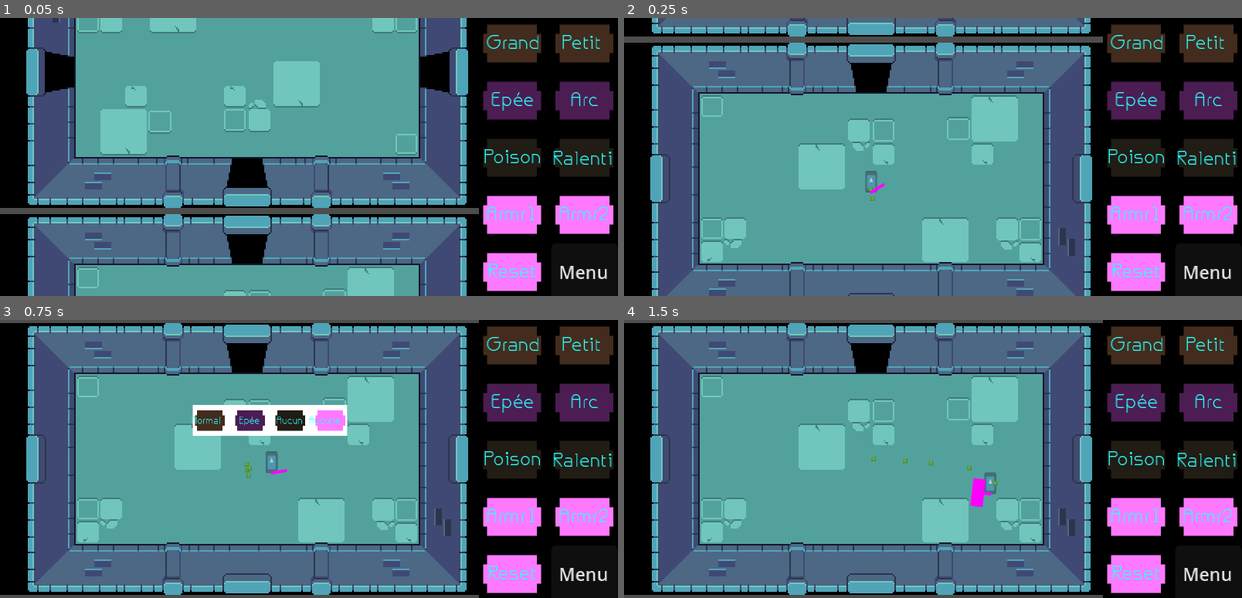
Above: before the commit, frames 1-4 (two rows, left to right).
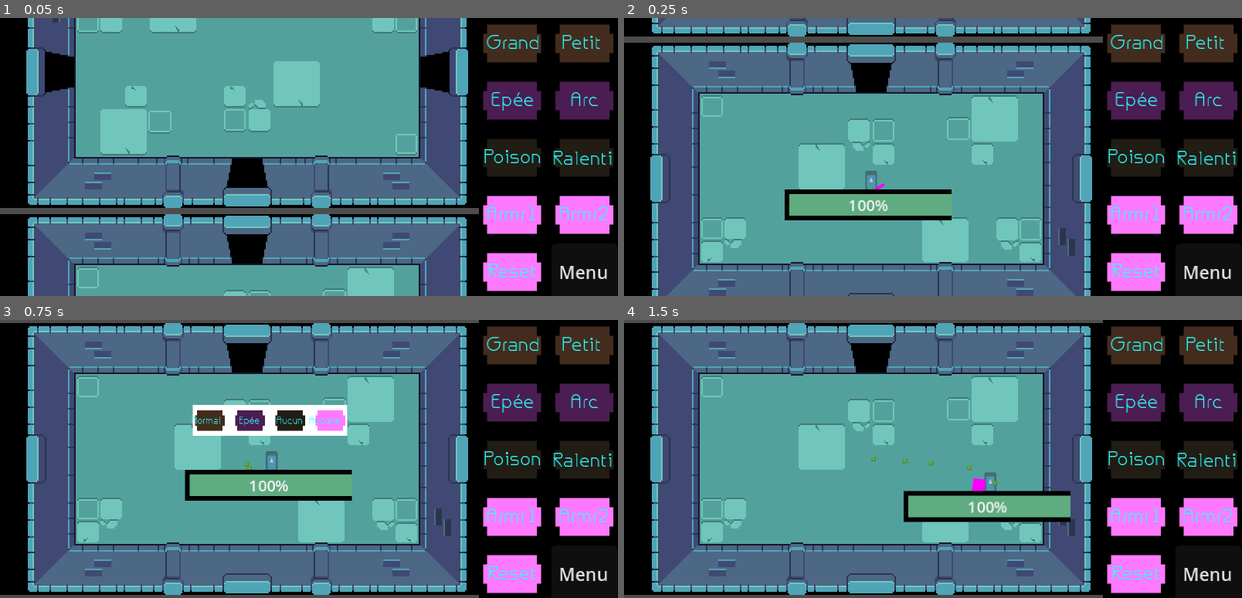
Above: after the commit, the same moments.

Repository: Lmorder2/Game-Jam---Max-Pierre-Arthur-Thomas
Game: Godot game, scene res://world.tscn
Two runs of this game, one before a commit and one after it. Both use one fixed random seed, a clock stepped at 60 frames per second and the inputs below. The engine's default icon, where the game draws it, is replaced by a stand-in: a white triangle on a blue panel in a dark square.
Inputs (mouse positions are in pixels of both pictures, inside the frame that each line leads up to):
- Up to frame 1 (0.05 s): no input
- Up to frame 2 (0.25 s): no input
- Up to frame 3 (0.75 s): move the mouse to (444, 445) at 0.52 s; hold Right (ui_right) from 0.53 s (still down); hold Alt (alt) from 0.53 s (still down)
- Up to frame 4 (1.5 s): move the mouse to (809, 472) at 1.27 s; release Right (ui_right) at 1.28 s; release Alt (alt) at 1.28 s; hold Down (ui_down) from 1.28 s (still down); click (809, 472) at 1.35 s

Frame 1 is identical in both runs. In frame 2, 3.0% of the frame differs, in the area x 26-53%, y 61-73%; in frame 3, 3.0%; in frame 4, 3.1%, in the area x 45-73%, y 61-73%.

Commit message:
suite health manager + input map test (a supp à terme) + vector a la place d'appel foireux dans effect manager

Diff:
--- a/health_manager.gd
+++ b/health_manager.gd
@@ -1 +1,51 @@
 extends Node2D
+
+@export var healthMax = 100.0
+var healthActual
+var healthCalc
+var lifeBar
+var amount
+var originalHealthMax = healthMax
+
+func _ready() -> void:
+	healthActual = healthMax
+	lifeBar = $ProgressBar
+	lifeBar.set_max(healthMax)
+	lifeBar.set_value(healthActual)
+	amount = 0
+
+func life_reset():
+	healthMax = originalHealthMax
+	lifeBar.set_max(healthMax)
+	healthActual.set(healthMax)
+
+func life_update():
+	lifeBar.set(healthActual)
+
+func life_max_update():
+	lifeBar.set_max(healthMax)
+
+func _process(delta):
+	lifeBar.set_max(healthMax)
+	lifeBar.set_value(healthActual)
+	if Input.is_action_just_pressed("Damage test +"):
+		amount += 1
+		take_damage(amount)
+		amount = 0
+
+	elif Input.is_action_just_pressed("Damage test -"):
+		amount -=1
+		take_damage(amount)
+		amount = 0
+
+
+func take_damage(amount):
+	healthCalc = healthActual
+	healthCalc -= amount
+	if healthCalc <= 0:
+		healthActual = 0
+		print("DEAAAD")
+	elif healthCalc >=100:
+		healthActual = 100
+	else:
+		healthActual -= amount
--- a/health_manager.tscn
+++ b/health_manager.tscn
@@ -1,6 +1,31 @@
-[gd_scene load_steps=2 format=3 uid="uid://jmrvrrt2juxe"]
+[gd_scene load_steps=4 format=3 uid="uid://jmrvrrt2juxe"]
 
 [ext_resource type="Script" uid="uid://dsqbntxofs42p" path="res://health_manager.gd" id="1_1bypw"]
 
+[sub_resource type="StyleBoxFlat" id="StyleBoxFlat_1bypw"]
+bg_color = Color(0.897647, 0.296268, 0.319751, 1)
+border_width_left = 3
+border_width_top = 3
+border_width_right = 3
+border_width_bottom = 3
+border_color = Color(0, 0, 0, 1)
+
+[sub_resource type="StyleBoxFlat" id="StyleBoxFlat_eur3r"]
+bg_color = Color(0.371698, 0.675363, 0.502993, 1)
+border_width_left = 3
+border_width_top = 3
+border_width_bottom = 3
+border_color = Color(0, 0, 0, 1)
+corner_detail = 9
+
 [node name="HealthManager" type="Node2D"]
 script = ExtResource("1_1bypw")
+
+[node name="ProgressBar" type="ProgressBar" parent="."]
+offset_right = 108.0
+offset_bottom = 20.0
+theme_override_font_sizes/font_size = 10
+theme_override_styles/background = SubResource("StyleBoxFlat_1bypw")
+theme_override_styles/fill = SubResource("StyleBoxFlat_eur3r")
+step = 1.0
+value = 50.0
--- a/player.tscn
+++ b/player.tscn
@@ -7,6 +7,7 @@
 [ext_resource type="PackedScene" uid="uid://cwd5s8o6mowxi" path="res://weapons_bow.tscn" id="4_sweqy"]
 [ext_resource type="PackedScene" uid="uid://deq8hkxk6tmko" path="res://weapons_sword.tscn" id="5_2hs0m"]
 [ext_resource type="PackedScene" uid="uid://cq6t8dcxw7yom" path="res://effect_manager.tscn" id="7_1jxqw"]
+[ext_resource type="PackedScene" uid="uid://jmrvrrt2juxe" path="res://health_manager.tscn" id="8_dw050"]
 
 [node name="Player" type="CharacterBody2D"]
 collision_layer = 2
@@ -55,8 +56,17 @@
 sword = NodePath("../weaponsSword")
 bow = NodePath("../weaponsBow")
 
+[node name="HealthManager" parent="." instance=ExtResource("8_dw050")]
+
+[node name="ProgressBar" parent="HealthManager" index="0"]
+offset_left = -56.0
+offset_top = -2.0
+offset_right = 52.0
+offset_bottom = 18.0
+
 [editable path="BoxMots"]
 [editable path="BoxMots/HBoxContainer/Case1"]
 [editable path="BoxMots/HBoxContainer/Case2"]
 [editable path="BoxMots/HBoxContainer/Case3"]
 [editable path="BoxMots/HBoxContainer/Case4"]
+[editable path="HealthManager"]
--- a/project.godot
+++ b/project.godot
@@ -44,6 +44,15 @@
 "events": [Object(InputEventMouseButton,"resource_local_to_scene":false,"resource_name":"","device":-1,"window_id":0,"a …(259 unchanged characters)…
 ]
 }
+"Dégats test +"={
+"deadzone": 0.2,
+"events": [Object(InputEventKey,"resource_local_to_scene":false,"resource_name":"","device":-1,"window_id":0,"alt_pressed":false,"shift_pressed":false,"ctrl_pressed":false,"meta_pressed":false,"pressed":false,"keycode":0,"physical_keycode":4194437,"key_label":0,"unicode":43,"location":0,"echo":false,"script":null)
+]
+}
+"dégâts test -"={
+"deadzone": 0.2,
+"events": []
+}
 
 [layer_names]
 
--- a/scenes/effect_manager.gd
+++ b/scenes/effect_manager.gd
@@ -7,19 +7,15 @@
 @export var sword : Node2D
 @export var bow : Node2D
 
-var originalSpriteSizeX
-var originalSpriteSizeY
-var originalColSizeX
-var originalColSizeY
+var originalSpriteSize
+var originalColSize
 var originalStateSword
 var originalStateBow
 
 
 func _ready() -> void:
-	originalSpriteSizeX = sprite.scale.x
-	originalSpriteSizeY = sprite.scale.y
-	originalColSizeX = collisionPolygon.scale.x
-	originalColSizeY = collisionPolygon.scale.y
+	originalSpriteSize = Vector2(sprite.scale)
+	originalColSize = Vector2(collisionPolygon.scale)
 	sword.set_process(true)
 	sword.show()
 	print("état de sword set process"+str(sword.is_processing()))
@@ -36,10 +32,8 @@
 
 
 func reset_size_word():
-	collisionPolygon.scale.x = originalColSizeX
-	collisionPolygon.scale.y = originalColSizeY
-	sprite.scale.x = originalSpriteSizeX
-	sprite.scale.y = originalSpriteSizeY
+	sprite.scale = originalSpriteSize
+	collisionPolygon.scale = originalColSize
 
 func reset_weapon():
 	bow.set_process(false)
@@ -59,19 +53,15 @@
 	if (effect) == "Petit":
 		#- size sprite and col
 		reset_size_word()
-		sprite.scale.x -= 0.1
-		sprite.scale.y -= 0.1
-		collisionPolygon.scale.x -= 0.1
-		collisionPolygon.scale.y -= 0.1
+		sprite.scale -= Vector2(0.1,0.1)
+		collisionPolygon.scale -= Vector2(0.1,0.1)
 
 	#for major sprite and coollision size
 	if (effect) == "Grand":
 		#+ size sprite and collision
 		reset_size_word()
-		sprite.scale.x += 0.1
-		sprite.scale.y += 0.1
-		collisionPolygon.scale.x -= 0.1
-		collisionPolygon.scale.y -= 0.1
+		sprite.scale += Vector2(0.1,0.1)
+		collisionPolygon.scale += Vector2(0.1,0.1)
 	#
 		#Switch épée / arc
 	if (effect) == "Epée":
Not shown: 1 places in player.tscn that only renumber resources
